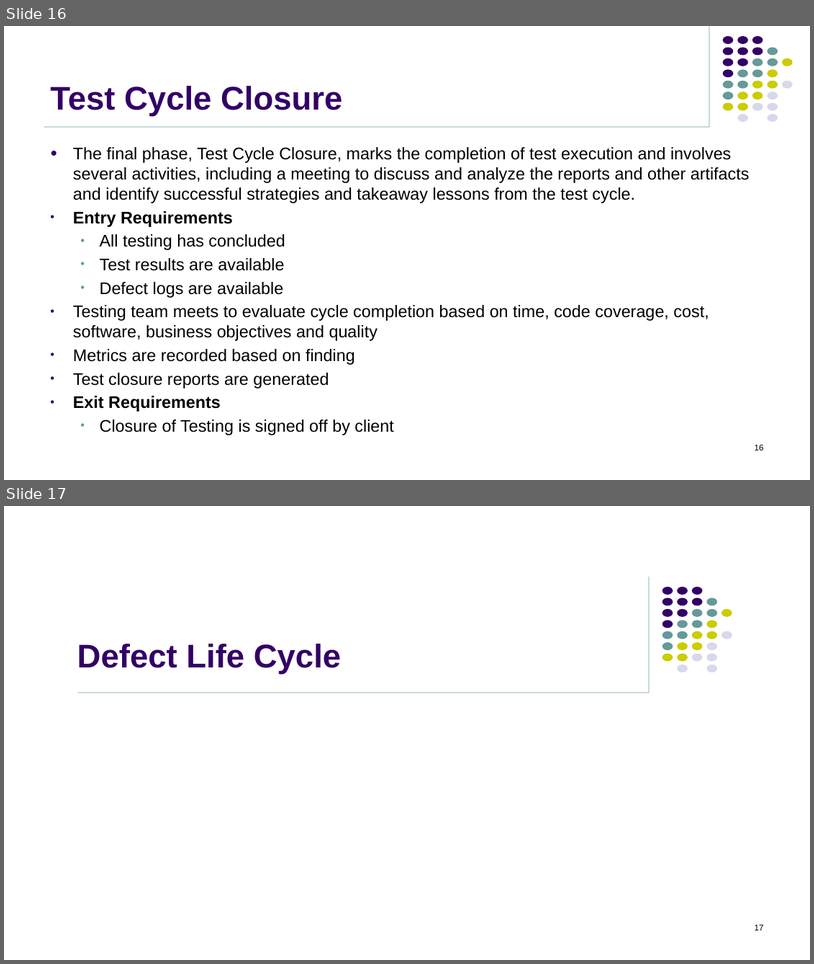
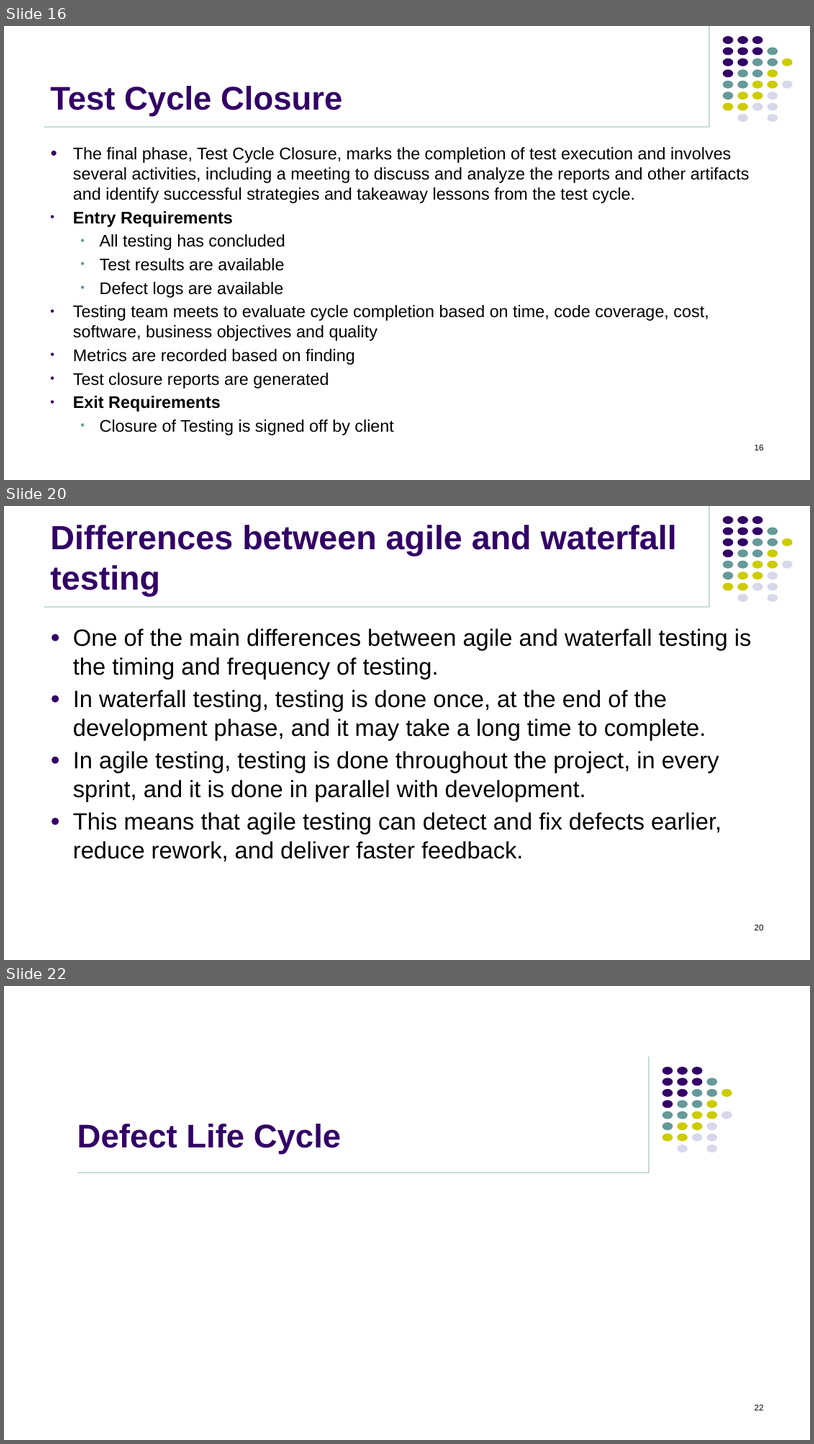
Before and after one commit to jasdhiratrevature/TrainingSlides, a slide deck: Automation Testing/01_Basic Testing Concepts.pptx. Shown one above the other, each under a label of ours: slides 16 and 17 before the commit, slides 16, 20 and 22 after it; the slides between them are not shown. The pictures are 814x964 and 814x1444 pixels, drawn with LibreOffice and Linux fonts; fonts in the diff are those of the drawing; background and template pictures are left out. Boxes give left, top, right and bottom in pixels: in the first picture for what was removed or moved away, otherwise in the second. Text is boxed around its words. In the diff, an @@ line names an element or a change of style, - is before the commit and + after.

```diff
--- a/Automation Testing/01_Basic Testing Concepts.pptx
+++ b/Automation Testing/01_Basic Testing Concepts.pptx
@@ slide 20 added at bbox=[4, 506, 810, 960], background #FFFFFF; not listed: 33 template elements that a slide beside it also shows @@
@@ title added at bbox=[50, 525, 677, 596], 40 pt, text #330066, bold @@
+Differences between agile and waterfall testing
@@ text added at bbox=[73, 628, 752, 862], 28 pt, text #000000 @@
+● One of the main differences between agile and waterfall testing is the timing and frequency of testing.
+● In waterfall testing, testing is done once, at the end of the development phase, and it may take a long time to complete.
+● In agile testing, testing is done throughout the project, in every sprint, and it is done in parallel with development.
+● This means that agile testing can detect and fix defects earlier, reduce rework, and deliver faster feedback.
@@ page number added at bbox=[755, 924, 764, 930], 10 pt, text #000000 @@
+20
@@ what was slide 17 is now slide 22 @@
@@ page number at bbox=[755, 1404, 764, 1410]: text changed @@
-17
+22
```
Also in this commit, not shown: 4 other slides added, 1 other file.
